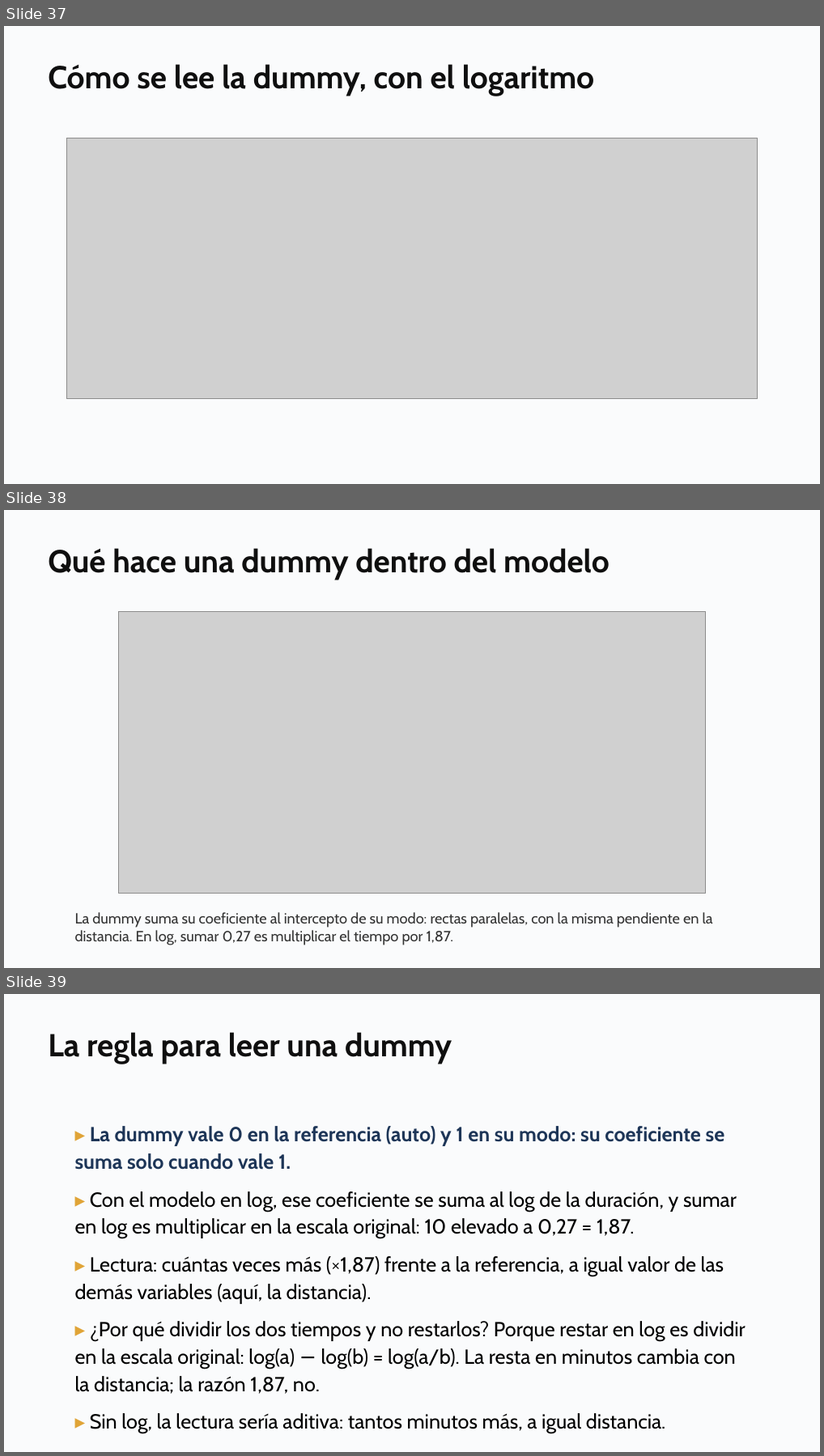
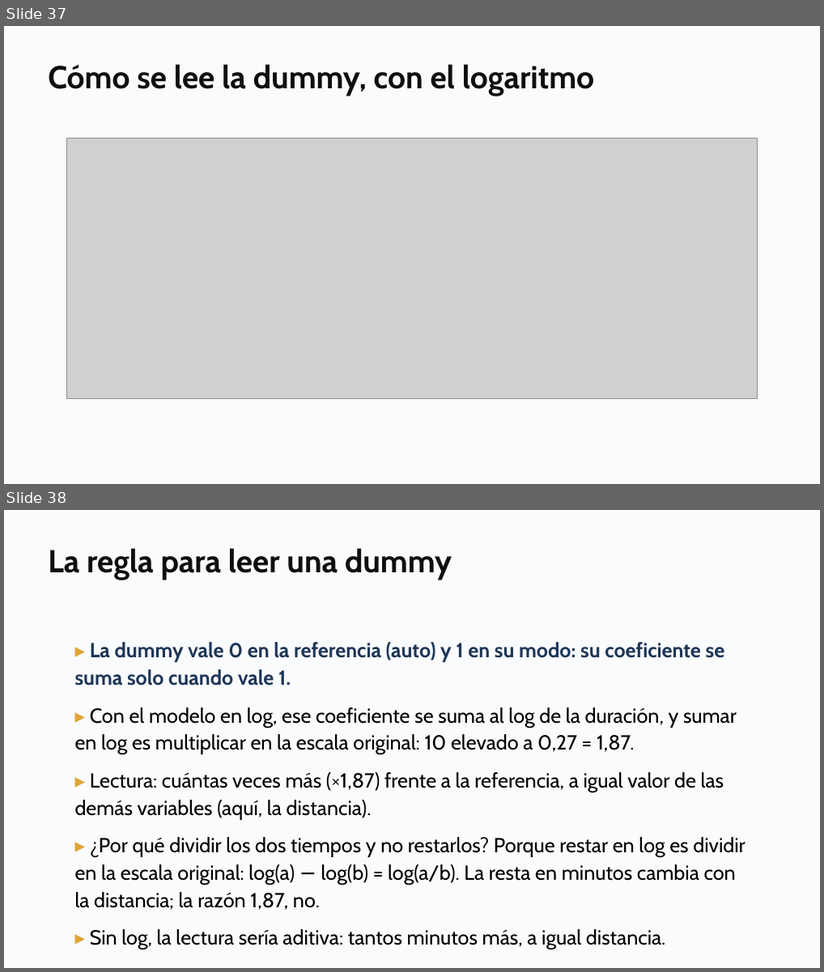
Before and after one commit to daniopitz/diplomado-cdd, a slide deck: presentaciones/clase04_regresion_multiple.pptx. Shown one above the other, each under a label of ours: slides 37, 38 and 39 before the commit, slides 37 and 38 after it. The pictures are 824x1456 and 824x972 pixels, drawn with LibreOffice and Linux fonts; fonts in the diff are those of the drawing; grey boxes stand for pictures. Boxes give left, top, right and bottom in pixels: in the first picture for what was removed or moved away, otherwise in the second. Text is boxed around its words. In the diff, an @@ line names an element or a change of style, - is before the commit and + after.

```diff
--- a/presentaciones/clase04_regresion_multiple.pptx
+++ b/presentaciones/clase04_regresion_multiple.pptx
@@ slide 38 removed at (x1=4, y1=510, x2=820, y2=968), background #FFFFFF @@
@@ rectangle removed at (x1=4, y1=510, x2=820, y2=968) @@
@@ text removed at (x1=48, y1=548, x2=610, y2=580) @@
-Qué hace una dummy dentro del modelo
@@ picture removed at (x1=118, y1=612, x2=706, y2=894) @@
@@ text removed at (x1=75, y1=913, x2=714, y2=946) @@
-La dummy suma su coeficiente al intercepto de su modo: rectas paralelas, con la misma pendiente en la distancia. En log, sumar 0,27 es multiplicar el tiempo por 1,87.
@@ what was slide 39 is now slide 38 @@
```
Also in this commit, not shown: 1 other file.
